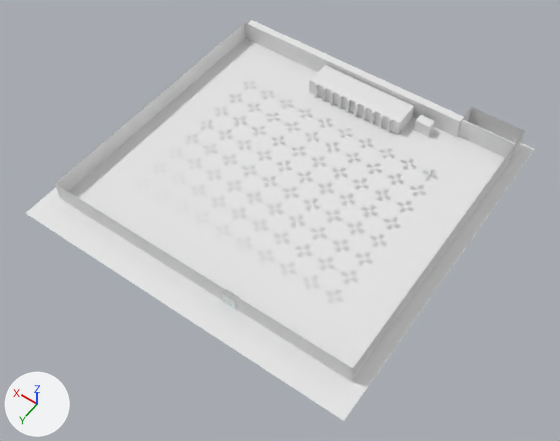
Renders of the Blender file AzureJamGameAssets/Grid.blend from each side of a commit.
One viewpoint serves both versions: a 50 mm lens placed at (-63.3, 181.3, 209.3), pointed at (34.8, 44.0, -6.6). Every picture has the same lights, and +X, +Y and +Z are marked at lower left.
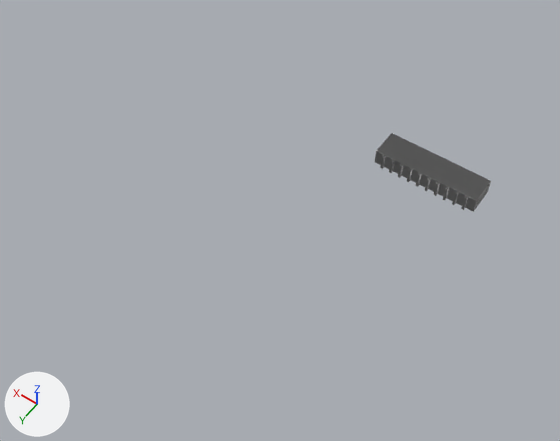
Boxes (x1, y1, x2, y2) around the edits, measured in the pictures (560 x 441 px):
'Plane', deleted: before (26, 20, 534, 421)
'Room', deleted: before (55, 23, 525, 381)
'Cube', moved, modifiers changed: before (309, 65, 414, 134); after (375, 133, 491, 212)
'NodeBases', deleted: before (135, 80, 439, 304)
'Cube.003', deleted: before (457, 119, 516, 160)
'Cube.002', deleted: before (414, 115, 435, 136)
'ServerRack', deleted: before (222, 289, 239, 310)
'Plane.001', deleted: before (414, 121, 430, 137)

The edits, one by one:
Object 'NodeBases' (ob_nodebases) is deleted.
Object 'Cube' (ob_cube) moves from (39.8, -16.2, 1.0) to (0.0, 0.0, 0.0).
Object 'Cube' (ob_cube) gains a MIRROR modifier named 'Mirror'.
Object 'Cube.002' (ob_cube_002) is deleted.
Object 'Plane' (ob_plane) is deleted.
Object 'Room' (ob_room) is deleted.
Object 'Cube.003' (ob_cube_003) is deleted.
Object 'Plane.001' (ob_plane_001) is deleted.
Object 'ServerRack' (ob_serverrack) is deleted.
